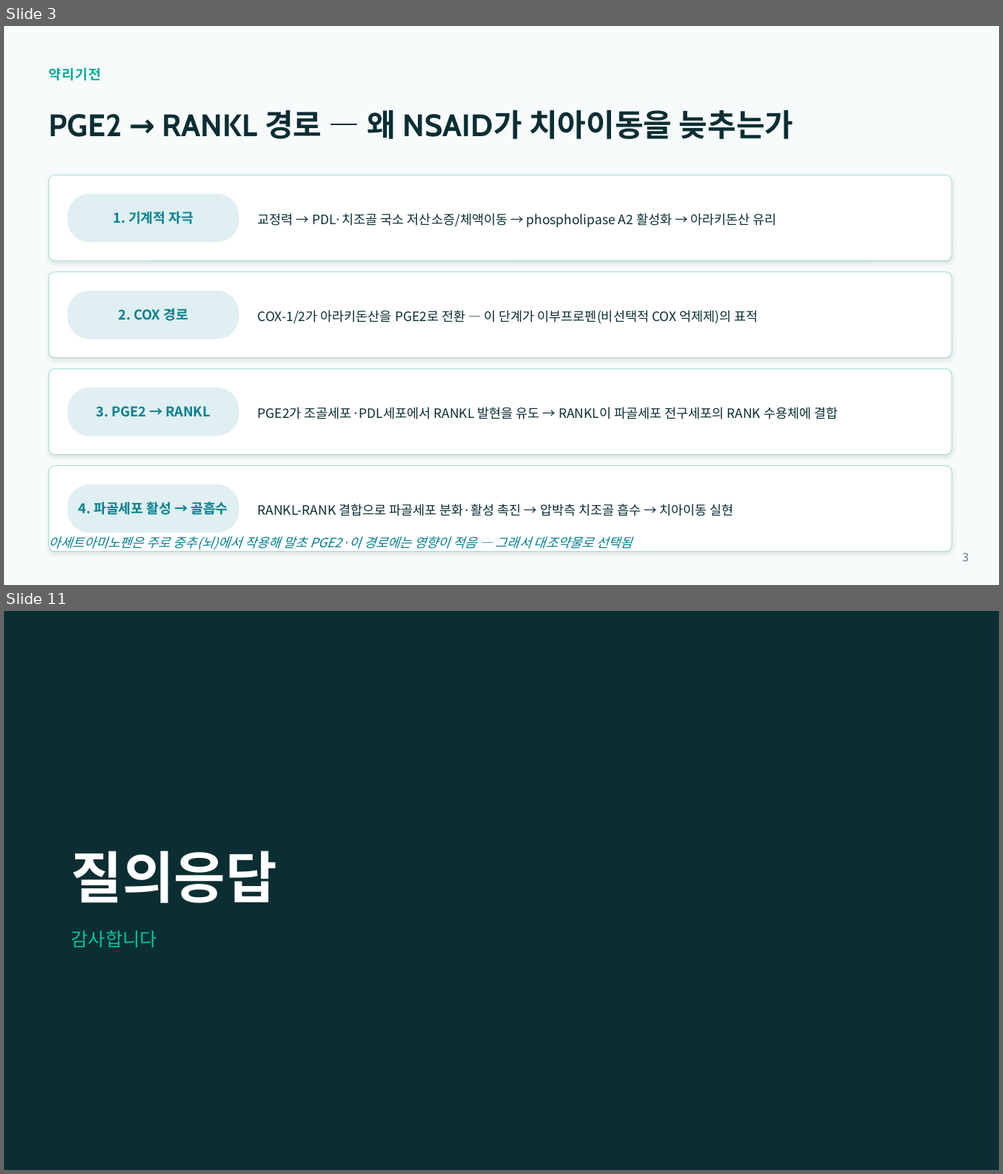
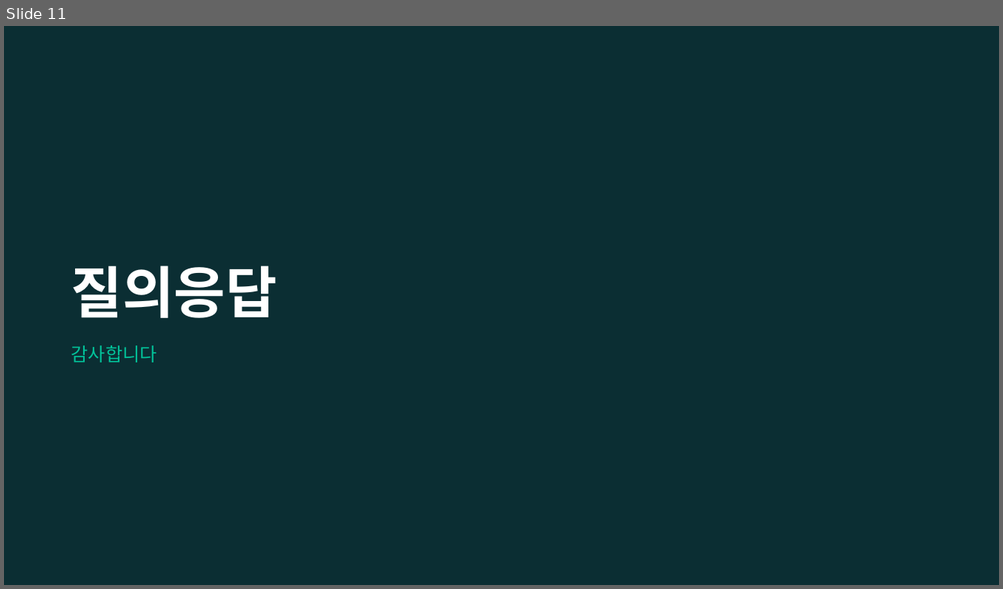
Before and after one commit to yojokem/-, a slide deck: 치과약리학실험2-논문발표/치과약리학실험2_논문발표.pptx. Shown one above the other, each under a label of ours: slides 3 and 11 before the commit, slide 11 after it; the slides between them are not shown. The pictures are 1003x1174 and 1003x589 pixels, drawn with LibreOffice and Linux fonts; fonts in the diff are those of the drawing. Boxes give left, top, right and bottom in pixels: in the first picture for what was removed or moved away, otherwise in the second. Text is boxed around its words. In the diff, an @@ line names an element or a change of style, - is before the commit and + after.

```diff
--- a/치과약리학실험2-논문발표/치과약리학실험2_논문발표.pptx
+++ b/치과약리학실험2-논문발표/치과약리학실험2_논문발표.pptx
@@ slide 3 removed at [4, 26, 999, 585], background #F7FBFB @@
@@ text removed at [48, 67, 101, 81] @@
-약리기전
@@ text removed at [48, 110, 793, 139] @@
-PGE2 → RANKL 경로 — 왜 NSAID가 치아이동을 늦추는가
@@ rounded rectangle removed at [48, 175, 951, 261] @@
@@ rounded rectangle removed at [68, 194, 239, 242] @@
@@ text removed at [113, 211, 193, 224] @@
-1. 기계적 자극
@@ text removed at [258, 213, 777, 227] @@
-교정력 → PDL·치조골 국소 저산소증/체액이동 → phospholipase A2 활성화 → 아라키돈산 유리
@@ rounded rectangle removed at [48, 272, 951, 358] @@
@@ rounded rectangle removed at [68, 291, 239, 339] @@
@@ text removed at [118, 308, 188, 321] @@
-2. COX 경로
@@ text removed at [258, 310, 757, 324] @@
-COX-1/2가 아라키돈산을 PGE2로 전환 — 이 단계가 이부프로펜(비선택적 COX 억제제)의 표적
@@ rounded rectangle removed at [48, 369, 951, 455] @@
@@ rounded rectangle removed at [68, 388, 239, 437] @@
@@ text removed at [96, 406, 210, 417] @@
-3. PGE2 → RANKL
@@ text removed at [258, 407, 837, 420] @@
-PGE2가 조골세포·PDL세포에서 RANKL 발현을 유도 → RANKL이 파골세포 전구세포의 RANK 수용체에 결합
@@ rounded rectangle removed at [48, 466, 951, 552] @@
@@ rounded rectangle removed at [68, 485, 239, 534] @@
@@ text removed at [79, 502, 227, 515] @@
-4. 파골세포 활성 → 골흡수
@@ text removed at [258, 504, 734, 517] @@
-RANKL-RANK 결합으로 파골세포 분화·활성 촉진 → 압박측 치조골 흡수 → 치아이동 실현
@@ text removed at [48, 534, 632, 552] @@
-아세트아미노펜은 주로 중추(뇌)에서 작용해 말초 PGE2·이 경로에는 영향이 적음 — 그래서 대조약물로 선택됨
@@ text removed at [962, 553, 969, 562] @@
-3
```
Also in this commit, not shown: 5 slides changed, 5 slides added, 4 other slides removed, 1 other file.
